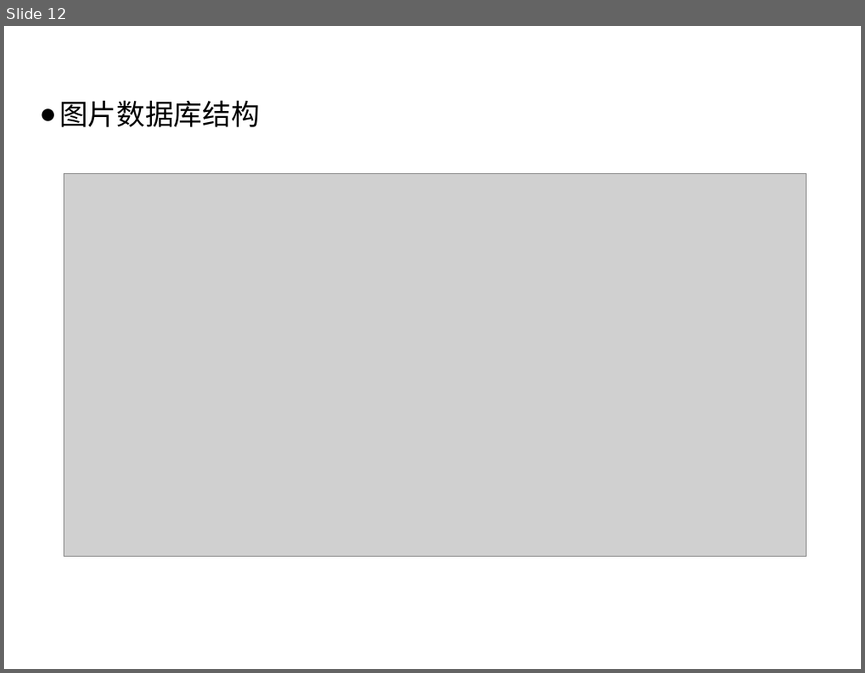
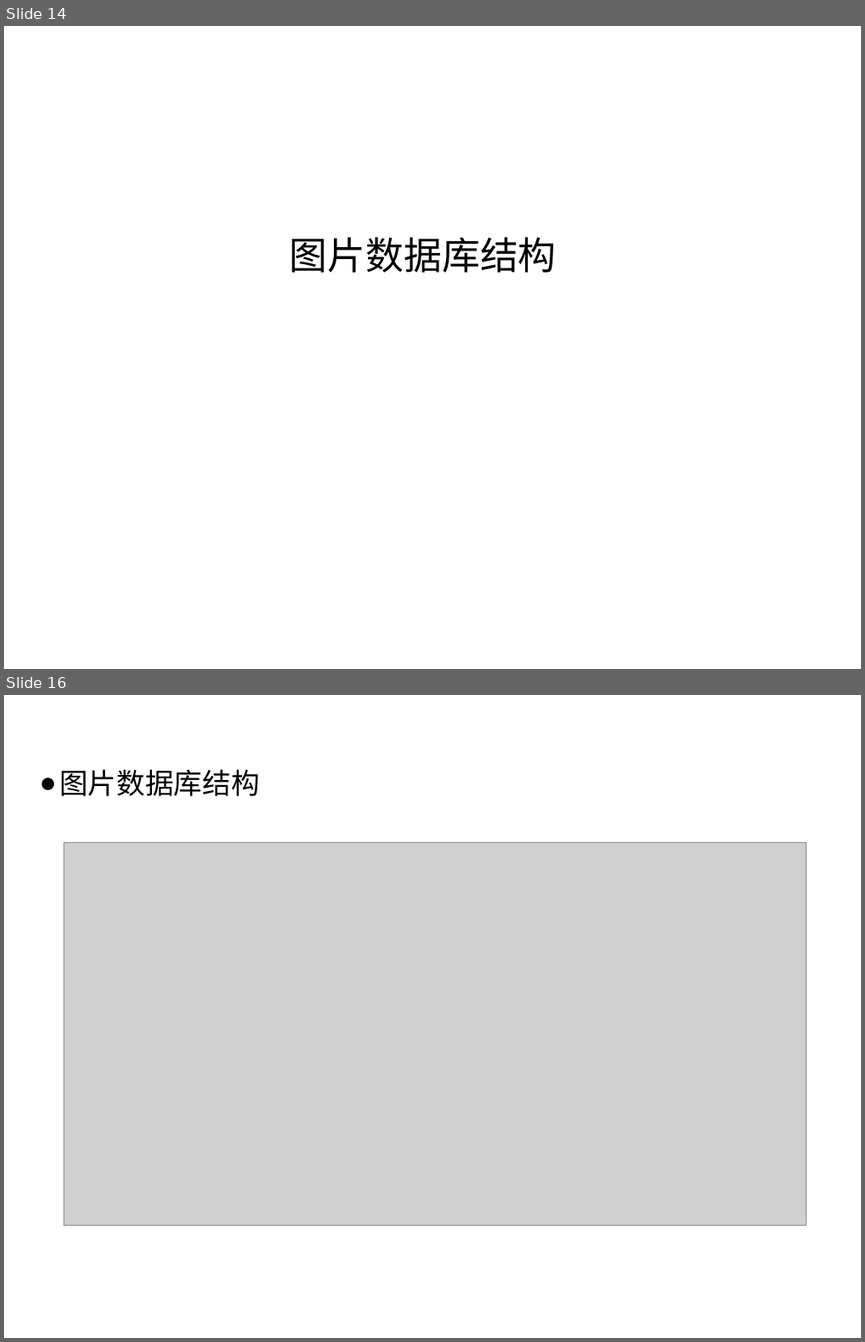
Before and after one commit to littlePunk/-, a slide deck: 11月25号答辩准备.pptx. Shown one above the other, each under a label of ours: slide 12 before the commit, slides 14 and 16 after it; the slides between them are not shown. The pictures are 865x673 and 865x1342 pixels, drawn with LibreOffice and Linux fonts; fonts in the diff are those of the drawing; grey boxes stand for pictures; background and template pictures are left out. Boxes give left, top, right and bottom in pixels: in the first picture for what was removed or moved away, otherwise in the second. Text is boxed around its words. In the diff, an @@ line names an element or a change of style, - is before the commit and + after.

```diff
--- a/11月25号答辩准备.pptx
+++ b/11月25号答辩准备.pptx
@@ slide 14 added at <box>4,26,861,669</box>, background picture (left out) @@
@@ text added at <box>290,237,556,272</box>, 32 pt, text #000000 @@
+图片数据库结构
@@ what was slide 12 is now slide 16 @@
```
Also in this commit, not shown: 7 slides changed, 4 other slides added, 4 other files.
